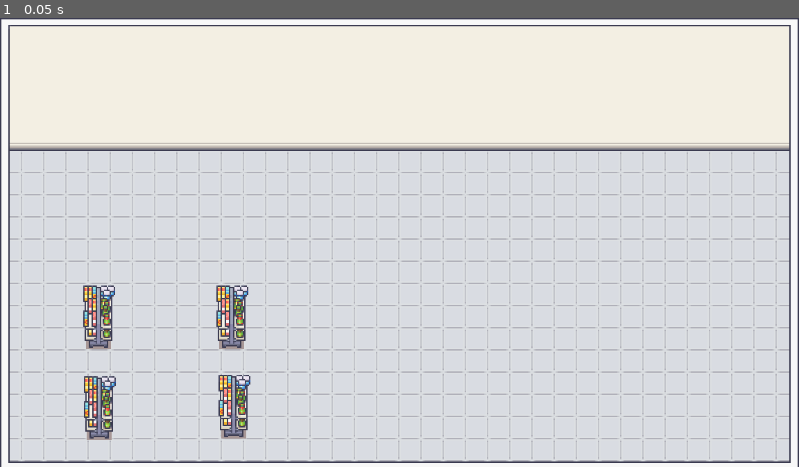
Above: before the commit, frame 1.
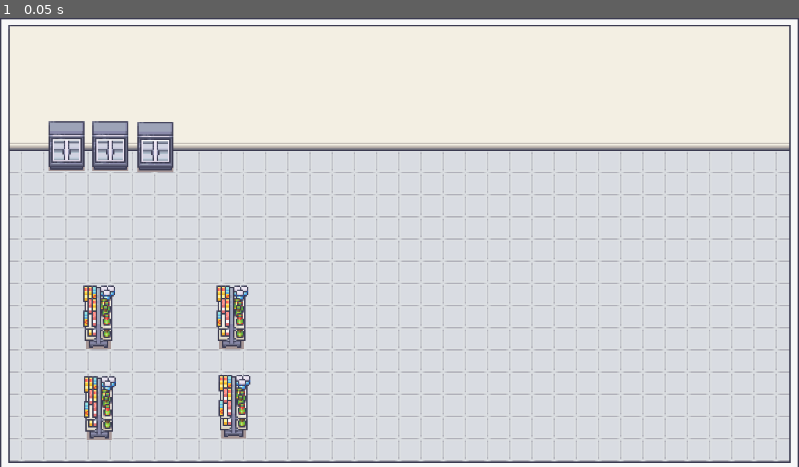
Above: after the commit, the same moment.

Repository: emilykrohn/Checkout
Game: Godot game, scene res://Scenes/main.tscn
Two runs of this game, one before a commit and one after it. Both use one fixed random seed, a clock stepped at 60 frames per second and the inputs below.
Inputs:
- Up to frame 1 (0.05 s): no input

The runs differ from the first frame. In frame 1, 1.3% of the frame differs, in the area x 6-22%, y 22-35%.

Commit message:
Add refrigerators to game scene

Diff:
--- a/Scenes/main.tscn
+++ b/Scenes/main.tscn
@@ -1,9 +1,10 @@
-[gd_scene load_steps=9 format=3 uid="uid://cn85xf36fde3o"]
+[gd_scene load_steps=10 format=3 uid="uid://cn85xf36fde3o"]
 
 [ext_resource type="Texture2D" uid="uid://dms7xcdqhjqv8" path="res://Art/Background/Room_Builder_Floors_32x32.png" id="1_yb2tw"]
 [ext_resource type="Texture2D" uid="uid://clige3unx35bc" path="res://Art/Background/Room_Builder_Walls_32x32.png" id="2_w6jnh"]
 [ext_resource type="Texture2D" uid="uid://c88sn1tx26fps" path="res://Art/Background/Room_Builder_borders_32x32.png" id="3_xfosw"]
 [ext_resource type="PackedScene" uid="uid://c7fkcsyqg75b4" path="res://Scenes/shelf.tscn" id="4_q4827"]
+[ext_resource type="PackedScene" uid="uid://bigtjchar0i65" path="res://Scenes/refrigerator.tscn" id="5_xs3l2"]
 
 [sub_resource type="TileSetAtlasSource" id="TileSetAtlasSource_j62xu"]
 texture = ExtResource("1_yb2tw")
@@ -6365,3 +6366,14 @@
 
 [node name="Shelf4" parent="game/Shelves" instance=ExtResource("4_q4827")]
 position = Vector2(337, 559)
+
+[node name="Refrigerators" type="Node" parent="game"]
+
+[node name="Refrigerator" parent="game/Refrigerators" instance=ExtResource("5_xs3l2")]
+position = Vector2(96, 189)
+
+[node name="Refrigerator2" parent="game/Refrigerators" instance=ExtResource("5_xs3l2")]
+position = Vector2(159, 189)
+
+[node name="Refrigerator3" parent="game/Refrigerators" instance=ExtResource("5_xs3l2")]
+position = Vector2(224, 190)
